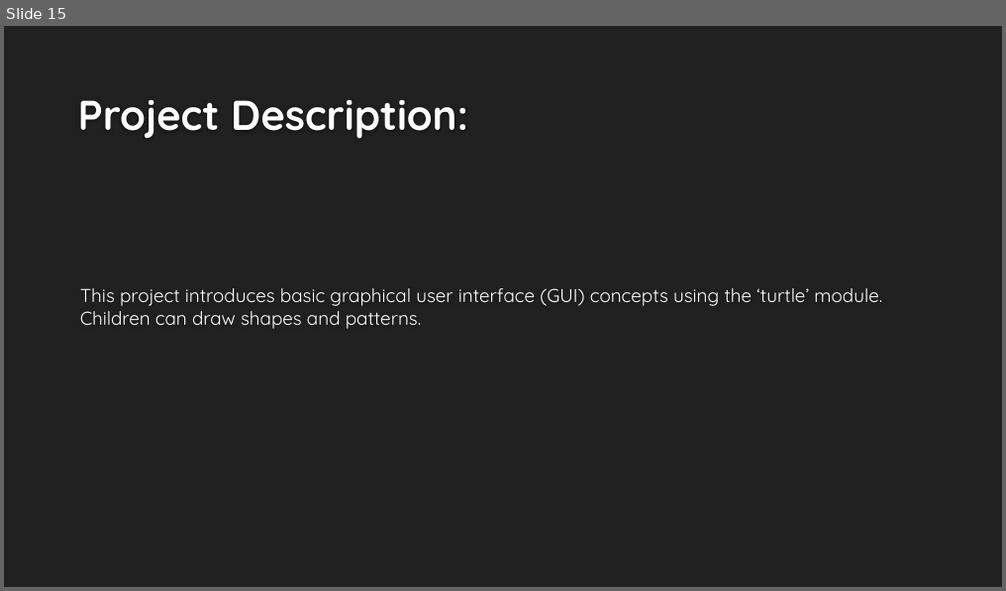
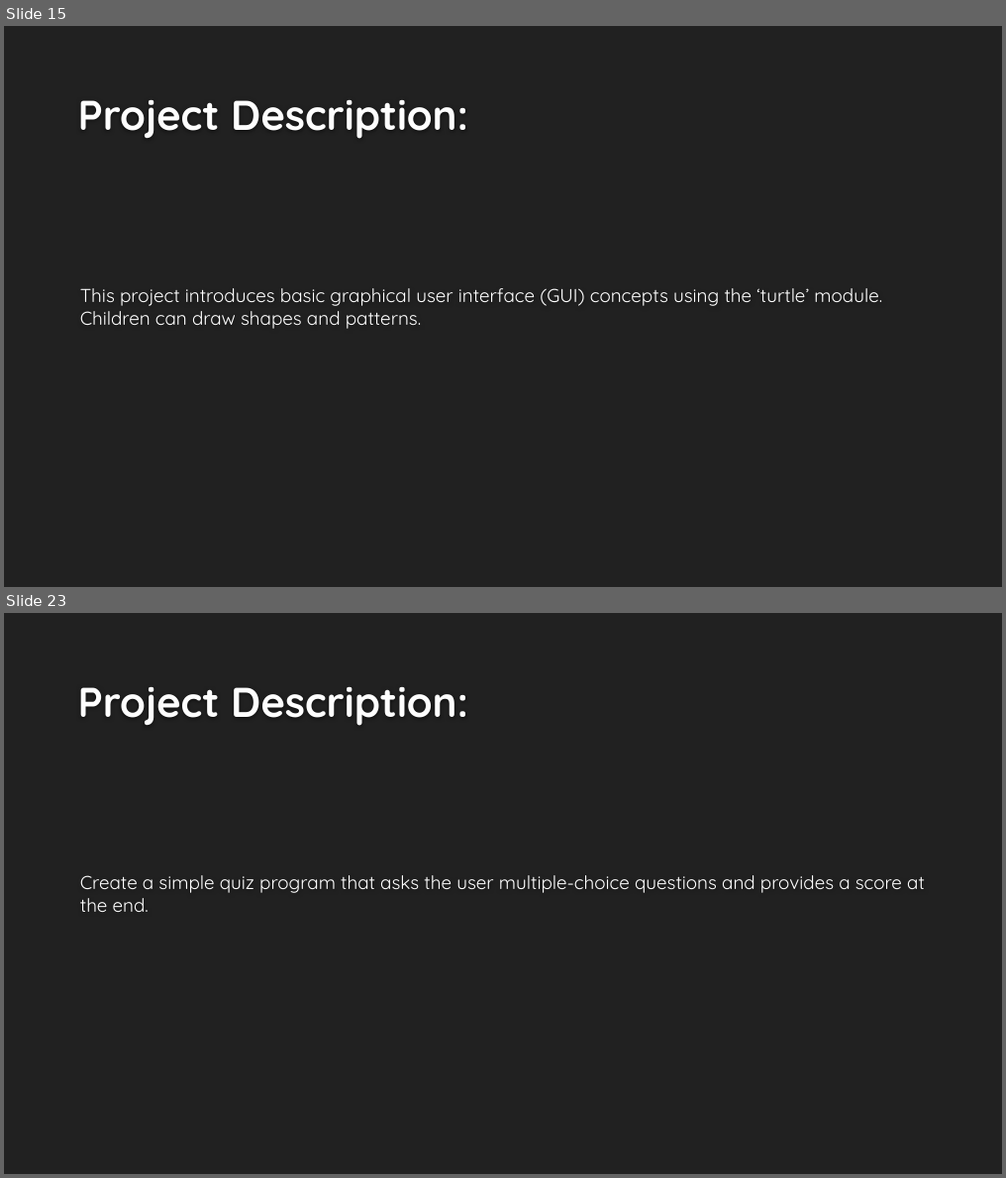
Before and after one commit to Islam-hady9/Programming-Course-using-Python-for-Kids, a slide deck: Lesson 10.pptx. Shown one above the other, each under a label of ours: slide 15 before the commit, slides 15 and 23 after it; the slides between them are not shown. The pictures are 1006x591 and 1006x1178 pixels, drawn with LibreOffice and Linux fonts; fonts in the diff are those of the drawing; background and template pictures are left out. Boxes give left, top, right and bottom in pixels: in the first picture for what was removed or moved away, otherwise in the second. Text is boxed around its words. In the diff, an @@ line names an element or a change of style, - is before the commit and + after.

Commit message:
Add more projects to Lesson 10

```diff
--- a/Lesson 10.pptx
+++ b/Lesson 10.pptx
@@ slide 23 added at <box>4,613,1002,1174</box>, background #212121 @@
@@ title added at <box>78,687,468,726</box>, 40 pt, text #FEFEFE, bold @@
+Project Description:
@@ text added at <box>80,875,925,912</box>, 18 pt, text #FFFFFF @@
+Create a simple quiz program that asks the user multiple-choice questions and provides a score at the end.
```
Also in this commit, not shown: 3 slides changed, 8 other slides added, 1 slide removed.
